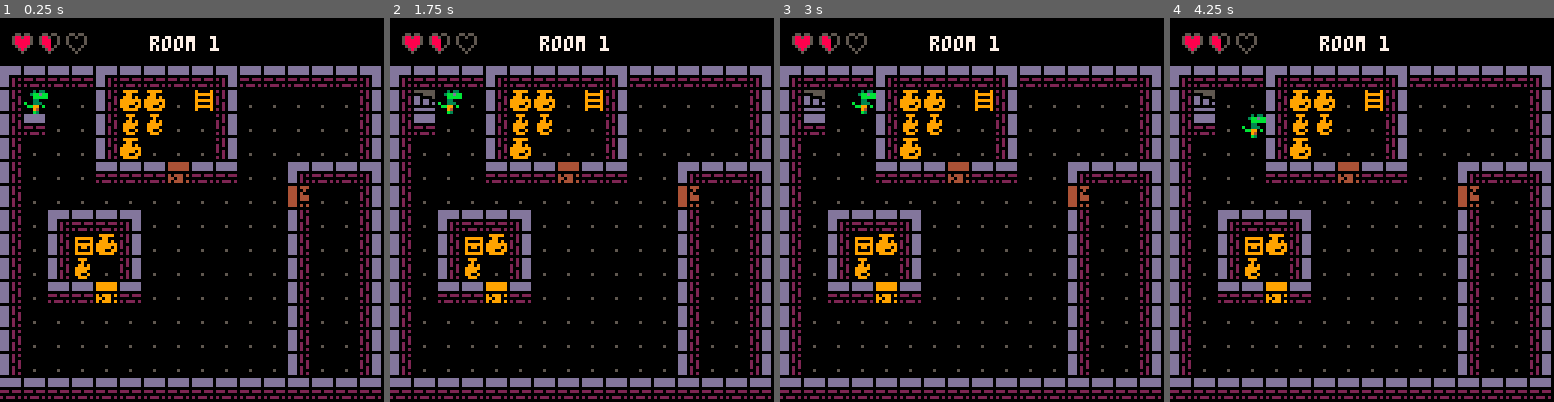
Above: before the commit, frames 1-4 (left to right).
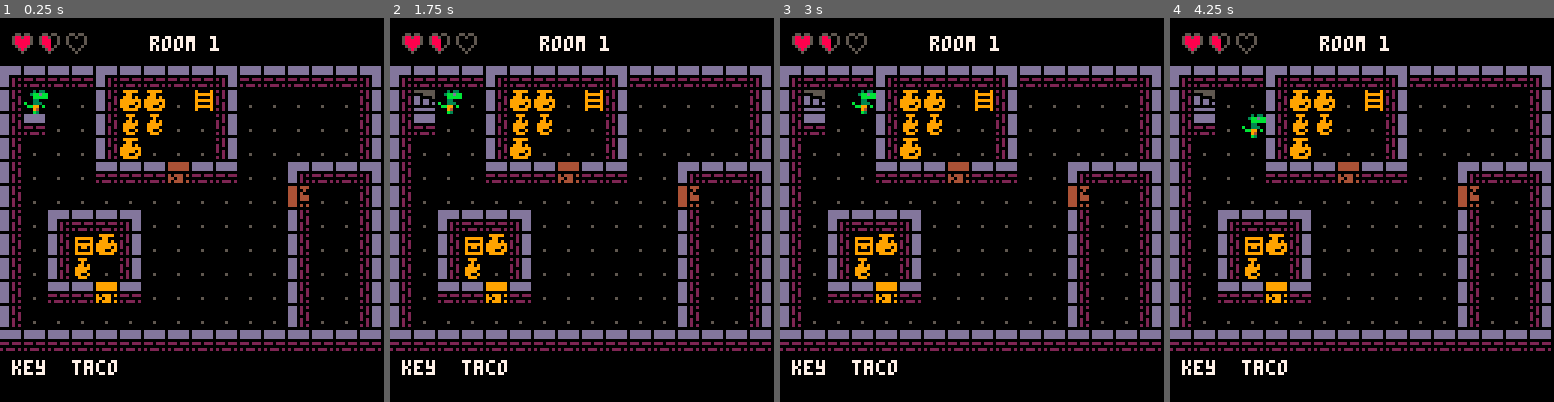
Above: after the commit, the same moments.

Repository: robotspacefish/dungeon_dino
Game: PICO-8 cartridge dungeon_dino.p8
The game is run twice, just before and just after one commit, with the same random seed, the same clock (stepped at 60 frames per second) and the same inputs.
Inputs:
- Up to frame 1 (0.25 s): no input
- Up to frame 2 (1.75 s): hold Right from 1.6 s (still down)
- Up to frame 3 (3 s): release Right at 2.1 s; hold Up 2.15-2.42 s; hold Right from 2.47 s (still down)
- Up to frame 4 (4.25 s): release Right at 3.03 s; hold Left 3.08-3.58 s; hold Down 3.63-3.97 s; hold Right from 4.02 s (still down)

The runs differ from the first frame. In frame 1, 7.3% of the frame differs, in the area x 0-100%, y 81-100%; in frame 2, 7.3%; in frame 3, 7.3%; in frame 4, 7.3%.

Commit message:
sample inventory

Diff:
--- a/dungeon_dino.p8
+++ b/dungeon_dino.p8
@@ -41,10 +41,10 @@
 	local y,y_add=14*8,2
 	local x_add=0
 	-- print("test",0,y+y_add,7)
-	-- for i in all(player.items) do
-	-- 	print(#i,x+x_add,y+y_add,7)
-	--
-	-- end
+	for i in all(player.items) do
+		print(i,x+x_add,y+y_add,7)
+		x_add+=20
+	end
 end
 
 function print_debug()
@@ -64,7 +64,7 @@
 	sprites={{1,2,3,4},{1,2,3,4},{5,6},{7,8}}, --l,r,u,d
 	flp=false,
 	direction=0,
-	items={"key"}
+	items={"key", "taco"}
 }
 
 ------- player.draw --------------
@@ -308,9 +308,9 @@
 d1c0d1dcc0d2c0c0c0c0c0c0d1c0c0d200000000000000000000000000000000000000000000000000000000000000000000000000000000000000000000000000000000000000000000000000000000000000000000000000000000000000000000000000000000000000000000000000000000000000000000000000000000
 d1c0d3d3ded3c0c0c0c0c0c0d1c0c0d200000000000000000000000000000000000000000000000000000000000000000000000000000000000000000000000000000000000000000000000000000000000000000000000000000000000000000000000000000000000000000000000000000000000000000000000000000000
 d1c0c0c0c0c0c0c0c0c0c0c0d1c0c0d200000000000000000000000000000000000000000000000000000000000000000000000000000000000000000000000000000000000000000000000000000000000000000000000000000000000000000000000000000000000000000000000000000000000000000000000000000000
-d1c0c0c0c0c0c0c0c0c0c0c0d1c0c0d200000000000000000000000000000000000000000000000000000000000000000000000000000000000000000000000000000000000000000000000000000000000000000000000000000000000000000000000000000000000000000000000000000000000000000000000000000000
-d1c0c0c0c0c0c0c0c0c0c0c0d1c0c0d200000000000000000000000000000000000000000000000000000000000000000000000000000000000000000000000000000000000000000000000000000000000000000000000000000000000000000000000000000000000000000000000000000000000000000000000000000000
 d3d3d3d3d3d3d3d3d3d3d3d3d3d3d3d300000000000000000000000000000000000000000000000000000000000000000000000000000000000000000000000000000000000000000000000000000000000000000000000000000000000000000000000000000000000000000000000000000000000000000000000000000000
+0909090909090909090909090909090900000000000000000000000000000000000000000000000000000000000000000000000000000000000000000000000000000000000000000000000000000000000000000000000000000000000000000000000000000000000000000000000000000000000000000000000000000000
+0000000000000000000000000000000000000000000000000000000000000000000000000000000000000000000000000000000000000000000000000000000000000000000000000000000000000000000000000000000000000000000000000000000000000000000000000000000000000000000000000000000000000000
 0000000000000000000000000000000000000000000000000000000000000000000000000000000000000000000000000000000000000000000000000000000000000000000000000000000000000000000000000000000000000000000000000000000000000000000000000000000000000000000000000000000000000000
 0000000000000000000000000000000000000000000000000000000000000000000000000000000000000000000000000000000000000000000000000000000000000000000000000000000000000000000000000000000000000000000000000000000000000000000000000000000000000000000000000000000000000000
 c9c9c9c9c9c9c9c9c9c9c9c9c9c9c9c900000000000000000000000000000000000000000000000000000000000000000000000000000000000000000000000000000000000000000000000000000000000000000000000000000000000000000000000000000000000000000000000000000000000000000000000000000000
